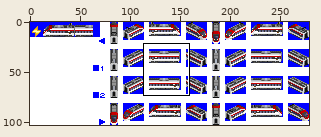
Two states of a sprite sheet, src/locomotive/TTX/TTX.png. The first picture is a wide view before the edit; the outline marks the close-up.
Close-up. Earlier state:
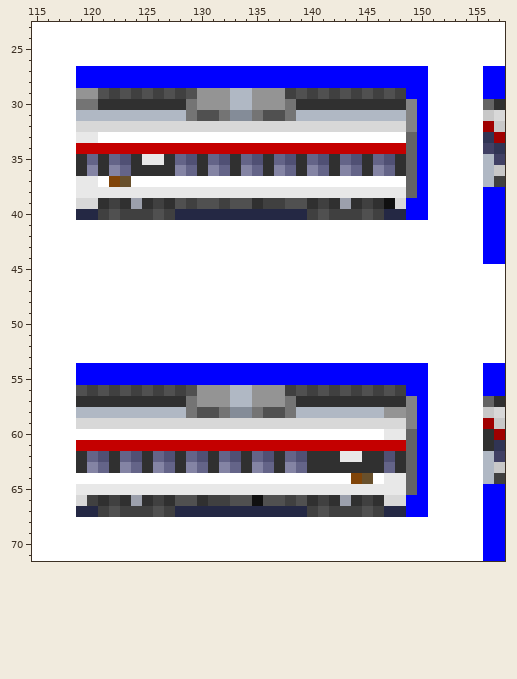
The file is 279x103 pixels. Colours within 5 levels of each other are drawn and written as one. Shown: x 115..157, y 23..71. The commit also changed other parts of the picture, which this record leaves out.
The result:
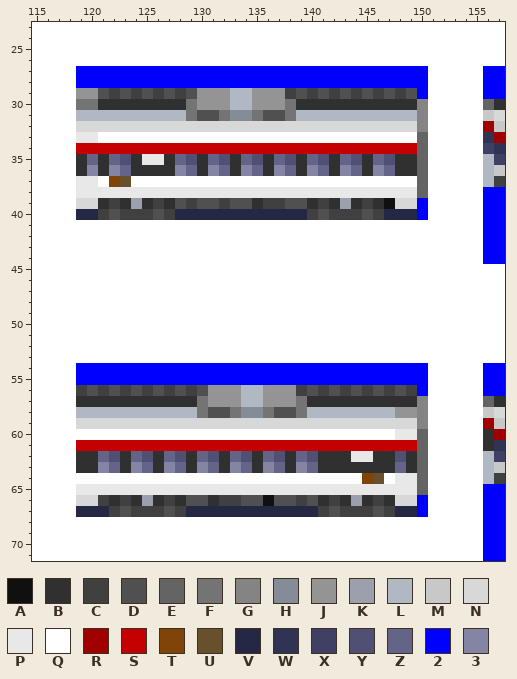
Palette (. is transparent): A #101010  B #303030  C #404040  D #505050  E #646464  F #747474  G #848484  H #848c98  J #949494  K #9ca0ac  L #b0b8c4  M #c8c8c8  N #d8d8d8  P #e8e8e8  Q #ffffff  R #a00000  S #c40000  T #804408  U #68502c  V #242844  W #303454  X #404064  Y #505074  Z #646488  2 #0000ff  3 #8484a4
Diff:
{"y":29,"x":149,"old":"2","new":"D"}
{"y":30,"x":149,"old":"G2","new":"BG"}
{"y":31,"x":149,"old":"G2","new":"LG"}
{"y":32,"x":149,"old":"G2","new":"NG"}
{"y":33,"x":149,"old":"E2","new":"QE"}
{"y":34,"x":149,"old":"E2","new":"SE"}
{"y":35,"x":149,"old":"E2","new":"BE"}
{"y":36,"x":149,"old":"E2","new":"BE"}
{"y":37,"x":149,"old":"E2","new":"QE"}
{"y":38,"x":149,"old":"E2","new":"PE"}
{"y":39,"x":149,"old":"2","new":"N"}
{"y":40,"x":149,"old":"2","new":"V"}
{"y":56,"x":119,"old":"DCDCDCDCDCDJ","new":"CDCDCDCDCDCD"}
{"y":56,"x":133,"old":"L","new":"J"}
{"y":56,"x":135,"old":"J","new":"L"}
{"y":56,"x":138,"old":"CDCDCDCDCDC2","new":"JCDCDCDCDCDC"}
{"y":57,"x":129,"old":"FJ","new":"BF"}
{"y":57,"x":133,"old":"L","new":"J"}
{"y":57,"x":135,"old":"J","new":"L"}
{"y":57,"x":138,"old":"FB","new":"JF"}
{"y":57,"x":149,"old":"G2","new":"BG"}
{"y":58,"x":129,"old":"FD","new":"LF"}
{"y":58,"x":132,"old":"FH","new":"DF"}
{"y":58,"x":135,"old":"FD","new":"HF"}
{"y":58,"x":138,"old":"FL","new":"DF"}
{"y":58,"x":147,"old":"J","new":"L"}
{"y":58,"x":149,"old":"G2","new":"JG"}
{"y":59,"x":149,"old":"G2","new":"NG"}
{"y":60,"x":147,"old":"P","new":"Q"}
{"y":60,"x":149,"old":"E2","new":"PE"}
{"y":61,"x":149,"old":"E2","new":"SE"}
{"y":62,"x":120,"old":"ZYBZYBZYBZYBZYBZYBZYB","new":"BZYBZYBZYBZYBZYBZYBZY"}
{"y":62,"x":143,"old":"P","new":"B"}
{"y":62,"x":145,"old":"B","new":"P"}
{"y":62,"x":147,"old":"YBE2","new":"BYBE"}
{"y":63,"x":120,"old":"3ZB3ZB3ZB3ZB3ZB3ZB3ZB","new":"B3ZB3ZB3ZB3ZB3ZB3ZB3Z"}
{"y":63,"x":147,"old":"ZBE2","new":"BZBE"}
{"y":64,"x":144,"old":"TUQP","new":"QTUQ"}
{"y":64,"x":149,"old":"E2","new":"PE"}
{"y":65,"x":149,"old":"E2","new":"PE"}
{"y":66,"x":120,"old":"CBCBKBCBD","new":"NCBCBKBCB"}
{"y":66,"x":130,"old":"BC","new":"DB"}
{"y":66,"x":133,"old":"D","new":"C"}
{"y":66,"x":135,"old":"AD","new":"DA"}
{"y":66,"x":138,"old":"CDBCBKBCBN","new":"DCDBCBKBCB"}
{"y":66,"x":149,"old":"2","new":"N"}
{"y":67,"x":121,"old":"CDC","new":"VCD"}
{"y":67,"x":126,"old":"DCV","new":"CDC"}
{"y":67,"x":140,"old":"CDC","new":"VCD"}
{"y":67,"x":145,"old":"DCV","new":"CDC"}
{"y":67,"x":149,"old":"2","new":"V"}
{"label":"changed","picture_box":[406,88,428,220]}
{"label":"changed","picture_box":[76,385,428,517]}
